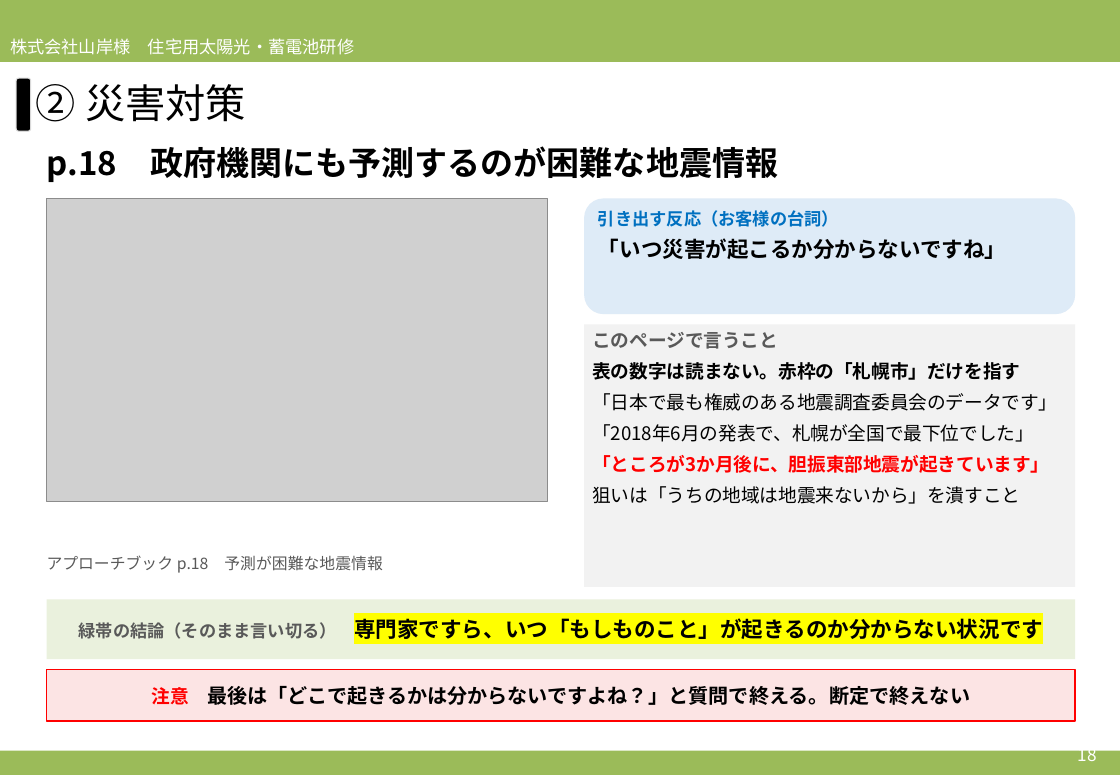
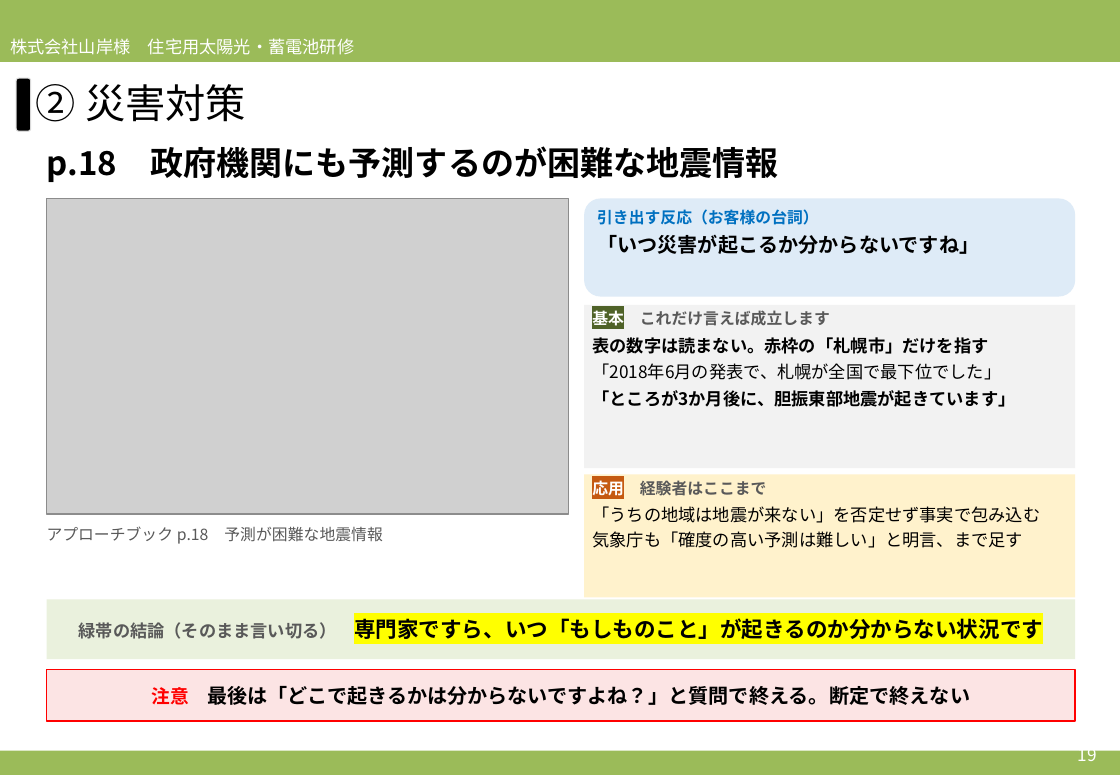
Before and after one commit to soshiro-iki-sys/-, a slide deck: slide 19 of slides/2026営業研修_必要性訴求パート_アプローチブックの伝え方.pptx (slide 18 before the commit). Drawn at 1120x775 pixels with LibreOffice and Linux fonts; fonts in the diff are those of the drawing; grey boxes stand for pictures. Boxes give left, top, right and bottom in pixels: in the first picture for what was removed or moved away, otherwise in the second. Text is boxed around its words. In the diff, an @@ line names an element or a change of style, - is before the commit and + after.

```diff
--- a/slides/2026営業研修_必要性訴求パート_アプローチブックの伝え方.pptx
+++ b/slides/2026営業研修_必要性訴求パート_アプローチブックの伝え方.pptx
@@ picture: place and size @@
-picture at box(47, 199, 548, 502)
+picture at box(47, 199, 569, 514)
@@ rounded rectangle "引き出す反応（お客様の台詞）": place and size @@
-rounded rectangle "引き出す反応（お客様の台詞）" at box(584, 199, 1076, 314)
+rounded rectangle "引き出す反応（お客様の台詞）" at box(584, 199, 1076, 297)
@@ rounded rectangle "引き出す反応（お客様の台詞）" at box(584, 199, 1076, 297): size 12 to 11 pt in "引き出す反応（お客様の台詞）"; size 15 to 14 pt in "「いつ災害が起こるか分からないですね」"; less space between paragraphs @@
@@ rectangle "基本 これだけ言えば成立します": place and size @@
-rectangle "基本 これだけ言えば成立します" at box(584, 325, 1076, 587)
+rectangle "基本 これだけ言えば成立します" at box(584, 305, 1076, 468)
@@ text in rectangle at box(592, 310, 830, 326): text changed; size 13 to 11 pt @@
-このページで言うこと
+基本 これだけ言えば成立します
@@ text in rectangle at box(592, 337, 1015, 407): size 13 to 12 pt in "表の数字は読まない。赤枠の「札幌市」だけを指す", "「2018年6月の発表で、札幌が全国で最下位でした」", "「ところが3か月後に、胆振東部地震が起きています」"; text colour #FF0000 to #000000 in "「ところが3か月後に、胆振東部地震が起きています」"; less space between paragraphs @@
@@ text in rectangle at box(592, 393, 1057, 411): paragraph removed @@
-「日本で最も権威のある地震調査委員会のデータです」
@@ rectangle added at box(584, 475, 1076, 598), fill #FFF2CC, 12 pt, text #000000 @@
+応用 経験者はここまで
+「うちの地域は地震が来ない」を否定せず事実で包み込む
+気象庁も「確度の高い予測は難しい」と明言、まで足す
@@ text in rectangle at box(592, 486, 1020, 504): paragraph removed @@
-狙いは「うちの地域は地震来ないから」を潰すこと
@@ text "アプローチブック p.18 予測が困難な地震情報": place and size @@
-text "アプローチブック p.18 予測が困難な地震情報" at box(47, 555, 382, 573)
+text "アプローチブック p.18 予測が困難な地震情報" at box(47, 526, 382, 544)
@@ text at box(1078, 743, 1097, 766): text changed @@
-18
+19
```
Also in this commit, not shown: 22 other slides changed, 1 slide added, 3 other files.
